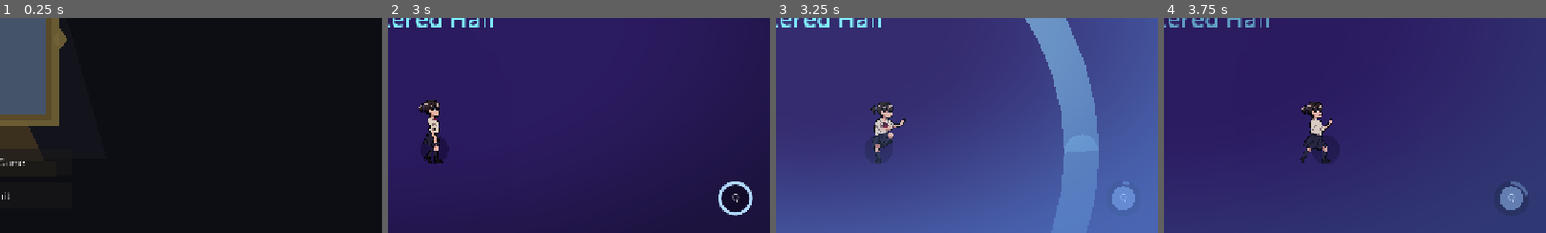
Above: before the commit, frames 1-4 (left to right).
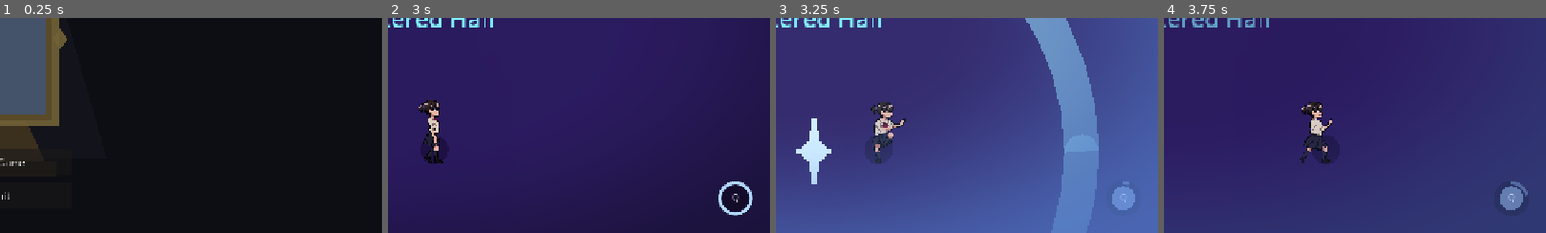
Above: after the commit, the same moments.

Repository: Abdulla5w5/saras-mirror
Game: Godot game, scene res://ui/MainMenu.tscn
Two runs of this game, one before a commit and one after it. Both use one fixed random seed, a clock stepped at 60 frames per second and the inputs below.
Inputs (mouse positions are % of the whole screen's width and height, from its top left):
- Up to frame 1 (0.25 s): no input
- Up to frame 2 (3 s): click "New Game" at 0.5 s; move the mouse to (72, 45) at 1.27 s; hold D (move_right) 1.28-2 s; tap Q (true_sight) at 1.35 s; click (72, 45) at 1.42 s; tap Space at 1.52 s; drag from (30, 55) to (41, 24) at 2.02 s; move the mouse to (60, 28) at 2.77 s; hold D (move_right) from 2.78 s (still down); tap Shift (dash) at 2.85 s
- Up to frame 3 (3.25 s): keep holding D (move_right); tap Q (true_sight) at 3.05 s
- Up to frame 4 (3.75 s): release D (move_right) at 3.5 s; drag from (45, 70) to (70, 79) at 3.52 s
The pictures show only the part of the screen within x 50-100%, y 50-100%; the shares and areas given below are measured in that part.

Frames 1-2 are identical in both runs. In frame 3, 1.0% of the frame differs, in the area x 5-15%, y 46-78%; in frame 4, nothing differs.

Commit message:
Music: louder + auto-restart if it ever ends
Co-Authored-By: Claude Opus 4.8 <noreply@anthropic.com>

Diff:
--- a/autoload/Audio.gd
+++ b/autoload/Audio.gd
@@ -45,7 +45,9 @@
 		_bg = AudioStreamPlayer.new()
 		_bg.stream = s
 		_bg.bus = "Master"
-		_bg.volume_db = -14.0
+		_bg.volume_db = -10.0
+		_bg.autoplay = true          # also restart if the stream ever ends
+		_bg.finished.connect(func(): if not _muted: _bg.play())
 		add_child(_bg)
 		_bg.play()
 
--- a/autoload/FX.gd
+++ b/autoload/FX.gd
@@ -134,6 +134,27 @@
 	tw.tween_property(ring, "width", 2.0, 0.5)
 	tw.chain().tween_callback(ring.queue_free)
 
+## A magical star-twinkle at the reveal origin (ninja-adventure fx/5, CC0).
+## Layers over reveal_pulse so True Sight reads as a burst of insight.
+func reveal_sparkle(world_pos: Vector2, tint := Color(0.85, 0.95, 1.0)) -> void:
+	var host := get_tree().current_scene
+	if host == null:
+		return
+	var tex := SpriteSheet.load_tex("res://assets/fx/5.png")
+	if tex == null:
+		return
+	var sf := SpriteFrames.new()
+	SpriteSheet.add_strip(sf, "play", tex, 32, -1, 18.0, false)
+	var spr := AnimatedSprite2D.new()
+	spr.sprite_frames = sf
+	spr.modulate = tint
+	spr.scale = Vector2.ONE * 2.5
+	spr.global_position = world_pos
+	spr.z_index = 62
+	host.add_child(spr)
+	spr.play("play")
+	spr.animation_finished.connect(spr.queue_free)
+
 func illusion_break(world_pos: Vector2, color := Color(0.6, 0.85, 1.0)) -> void:
 	burst(world_pos, color, 26, 160.0)
 	add_trauma(0.28)
--- a/autoload/Illusion.gd
+++ b/autoload/Illusion.gd
@@ -51,6 +51,7 @@
 	FX.add_trauma(0.14)
 	FX.flash(Color(0.55, 0.8, 1.0), 0.22)
 	FX.reveal_pulse(origin, RADIUS)
+	FX.reveal_sparkle(origin)
 
 	for obj in get_tree().get_nodes_in_group("illusion"):
 		if obj is Node2D and obj.has_method("reveal"):
Binary file added: assets/fx/1.png
Not shown, added: assets/fx/1.png.import
Binary file added: assets/fx/2.png
Not shown, added: assets/fx/2.png.import
Binary file added: assets/fx/3.png
Not shown, added: assets/fx/3.png.import
Binary file added: assets/fx/4.png
Not shown, added: assets/fx/4.png.import
Binary file added: assets/fx/5.png
Not shown, added: assets/fx/5.png.import
Binary file added: assets/fx/6.png
Not shown, added: assets/fx/6.png.import
(and 8 more such lines)
